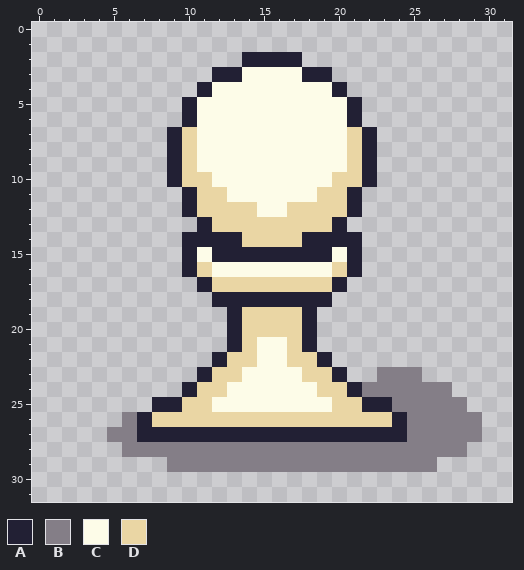
File history of a pixel-art file, Assets/_Project/Art/Sprites/Pieces/Pawn.aseprite. That is the earlier state.
32x32 pixels, 1 frame.
Palette (. is transparent): A #222034  B #847e87  C #fdfce8  D #ead6a4
Now the later version:
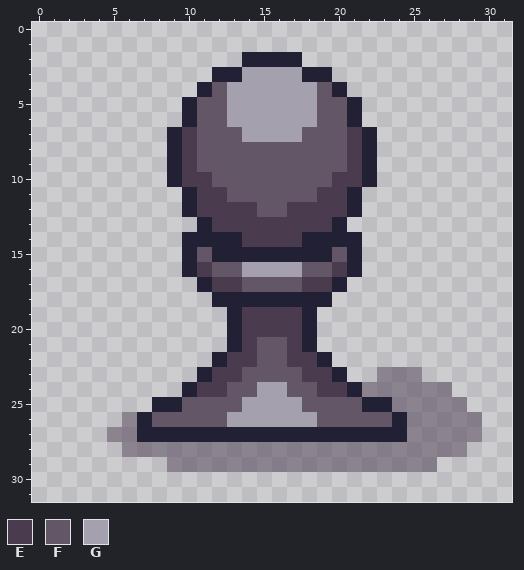
Colours new in this view: E #4a3b4f  F #635667  G #a4a0ad
Edits made:
layer "White" added
layer "Shade" opacity 100% -> 50%
layer "Black" added
Colour B changes from #847e87 to #4a3b4f80.
Layer "Black":
Colour D gives way to colour E in rows 7 to 9 at x 10 and 21; in row 10 at x 10 to 11 and 20 to 21; in row 11 at x 11 to 12 and 19 to 20; in row 12 at x 11 to 14 and 17 to 20; in row 13 at x 12 to 19; in row 14 at x 14 to 17.
Colour D gives way to colour E in row 16 at x 11 and 20; in row 17 at x 12 to 13 and 18 to 19; in rows 19 to 20 at x 14 to 17; in row 21 at x 14 and 17; in row 22 at x 13 to 14 and 17 to 18; in row 23 at x 12 to 13 and 18 to 19.
Colour D gives way to colour E in row 24 at x 11 to 12 and 19 to 20.
Colour C gives way to colour F in row 4 at x 12 and 19; in rows 5 to 6 at x 11 to 12 and 19 to 20; in row 7 at x 11 to 13 and 18 to 20; in rows 8 to 9 at x 11 to 20; in row 10 at x 12 to 19; in row 11 at x 13 to 18.
Colour C gives way to colour F in row 12 at x 15 to 16; in row 15 at x 11 and 20; in row 16 at x 12 to 13 and 18 to 19; in rows 21 to 22 at x 15 to 16; in row 23 at x 14 to 17; in row 24 at x 13 to 14 and 17 to 18.
Colour C gives way to colour F in row 25 at x 12 to 13 and 18 to 19.
Colour D gives way to colour F in row 17 at x 14 to 17; in row 25 at x 10 to 11 and 20 to 21; in row 26 at x 8 to 12 and 19 to 23.
Colour C gives way to colour G in row 3 at x 14 to 17; in rows 4 to 6 at x 13 to 18; in row 7 at x 14 to 17; in row 16 at x 14 to 17; in row 24 at x 15 to 16; in row 25 at x 14 to 17.
Colour D gives way to colour G in row 26 at x 13 to 18.
Where, in picture pixels (left, top, right, bottom), the same in both pictures:
changed: (107, 67, 482, 472)
